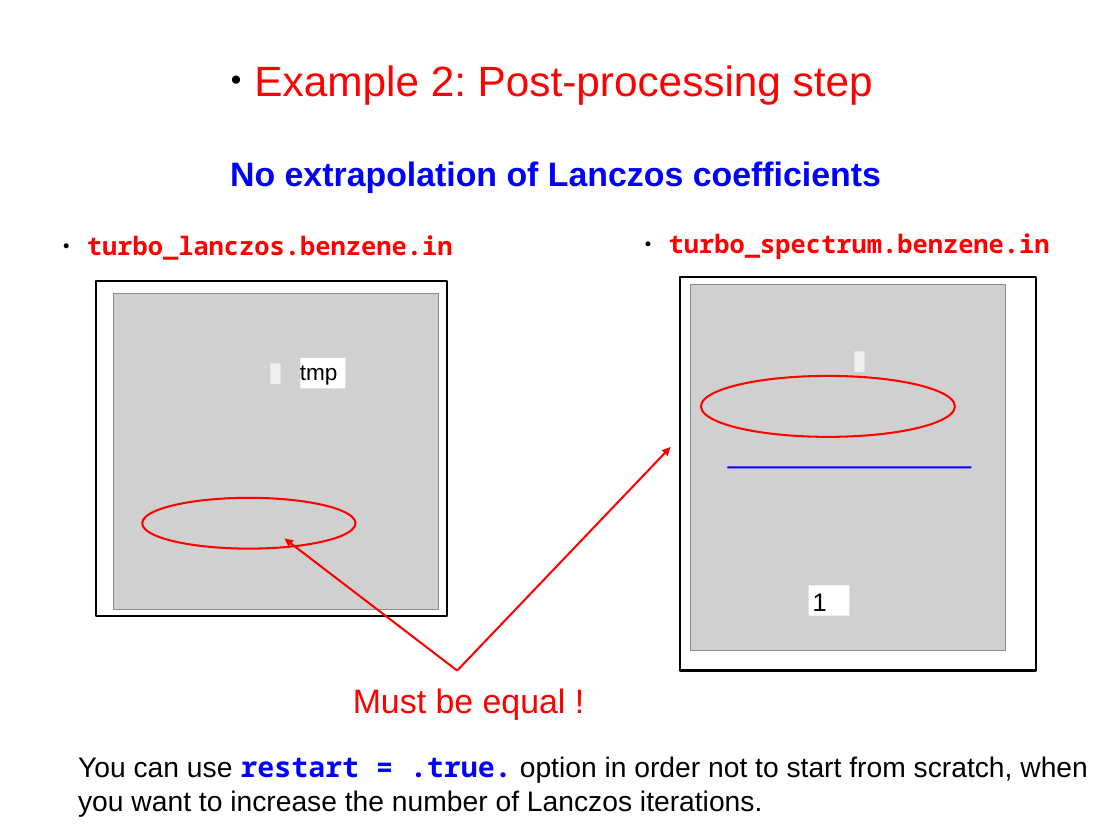
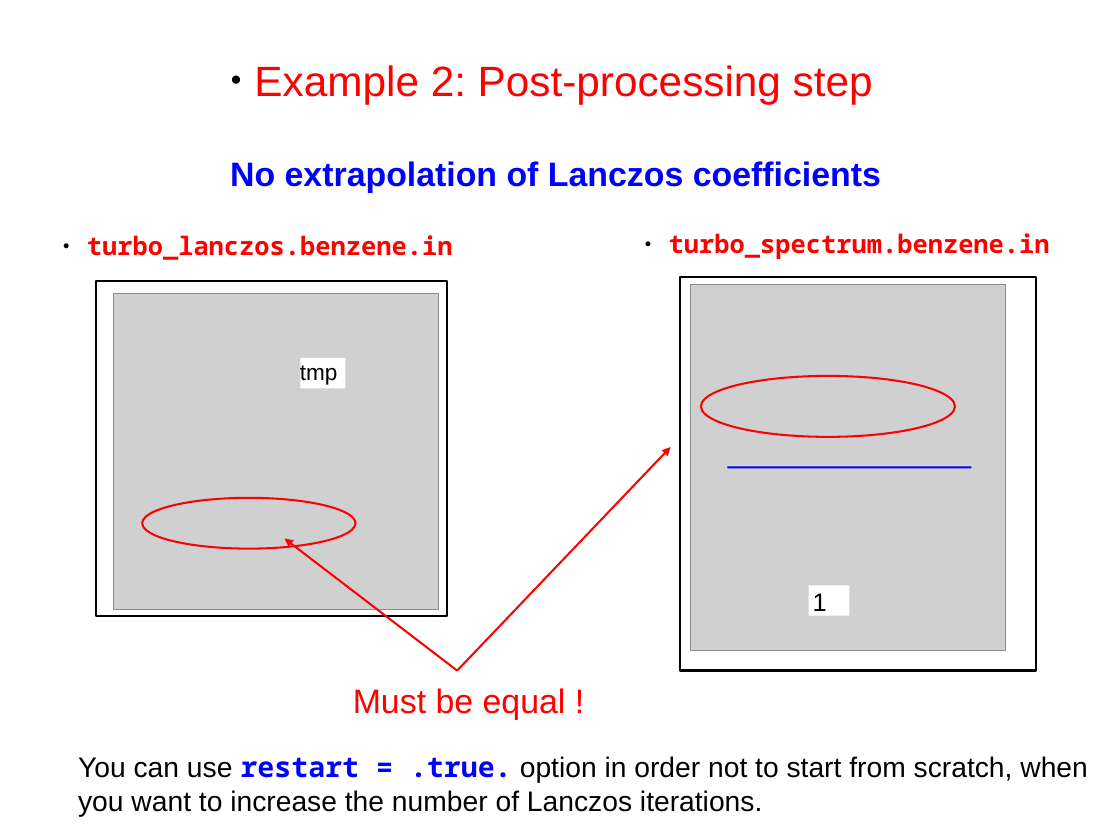
Before and after one commit to thepranab/materials-for-max-qe2021-online-school, a slide deck: slide 18 of slides.sources/handson-day6.odp. Drawn at 1120x840 pixels with LibreOffice and Linux fonts; fonts in the diff are those of the drawing; grey boxes stand for pictures. Boxes give left, top, right and bottom in pixels: in the first picture for what was removed or moved away, otherwise in the second. Text is boxed around its words. In the diff, an @@ line names an element or a change of style, - is before the commit and + after.

```diff
--- a/slides.sources/handson-day6.odp
+++ b/slides.sources/handson-day6.odp
@@ rectangle removed at box(855, 352, 865, 372) @@
@@ rectangle removed at box(270, 364, 281, 384) @@
```
Also in this commit, not shown: 12 other slides changed, 12 other files.
